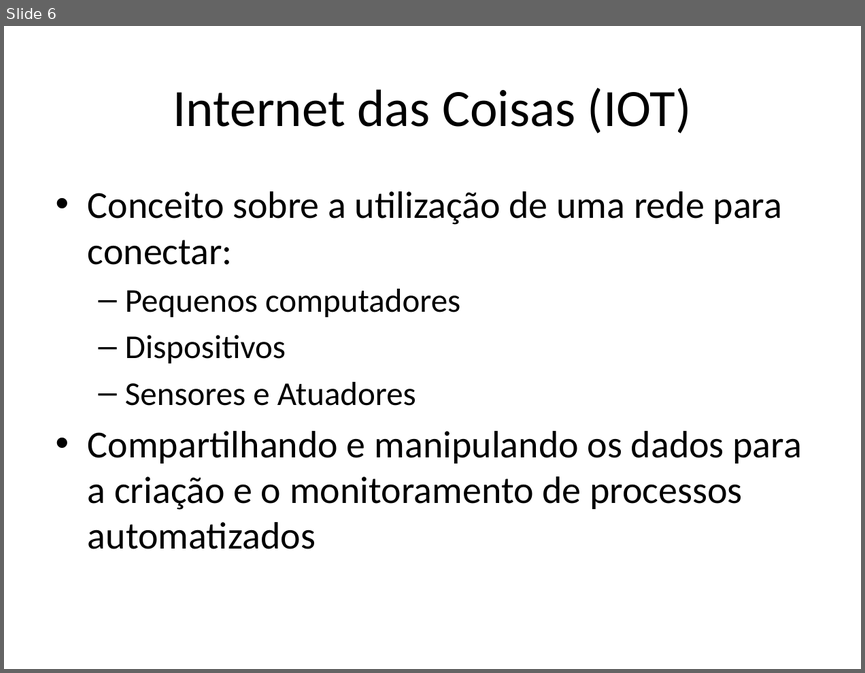
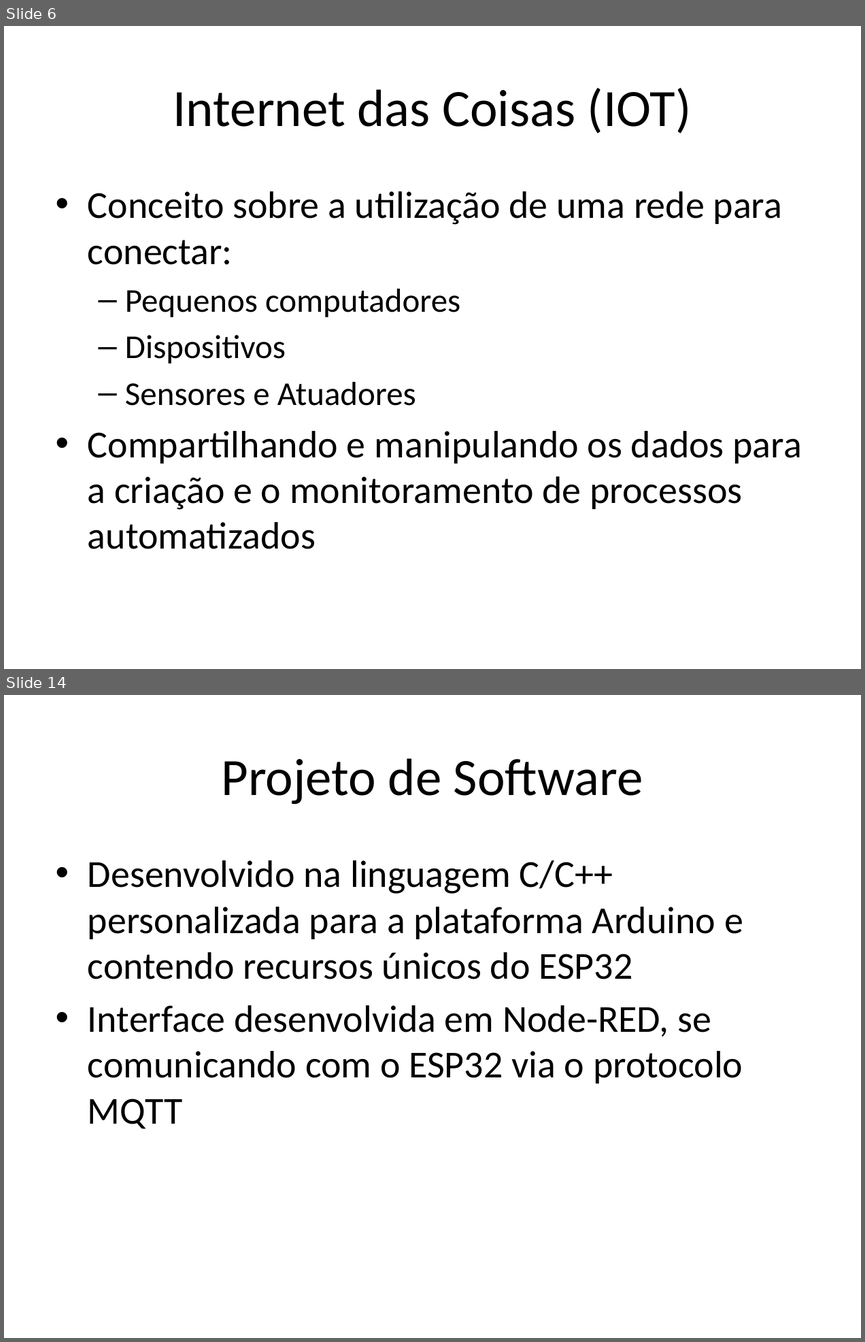
Before and after one commit to AntonioZanini/TCC-ETEC-ELO20-02, a slide deck: TCC.pptx. Shown one above the other, each under a label of ours: slide 6 before the commit, slides 6 and 14 after it; the slides between them are not shown. The pictures are 865x673 and 865x1342 pixels, drawn with LibreOffice and Linux fonts; fonts in the diff are those of the drawing. Boxes give left, top, right and bottom in pixels: in the first picture for what was removed or moved away, otherwise in the second. Text is boxed around its words. In the diff, an @@ line names an element or a change of style, - is before the commit and + after.

```diff
--- a/TCC.pptx
+++ b/TCC.pptx
@@ slide 14 added at (4,695,861,1338), background #FFFFFF @@
@@ title added at (222,758,643,804), 44 pt, text #000000 @@
+Projeto de Software
@@ text added at (88,860,743,1129), 32 pt, text #000000 @@
+• Desenvolvido na linguagem C/C++ personalizada para a plataforma Arduino e contendo recursos únicos do ESP32
+• Interface desenvolvida em Node-RED, se comunicando com o ESP32 via o protocolo MQTT
```
Also in this commit, not shown: 1 slide changed, 15 other slides added, 3 slides removed.
